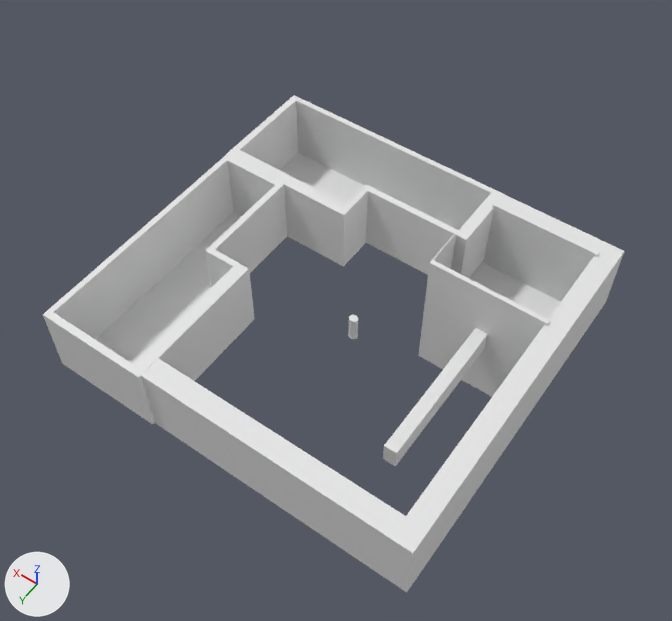
Before and after pictures for a commit that changed the Blender file HouseNew.blend.
Before and after are seen from a 50 mm camera at (-81.0, 186.0, 303.0) aimed at (49.0, 3.0, 16.0). Arrows for +X, +Y and +Z are at lower left; the lights stay in place. The older version comes first.
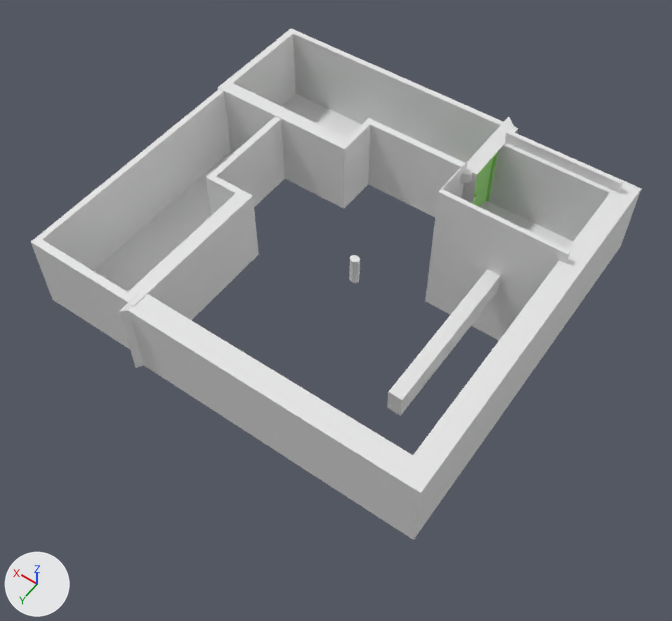
Pixel boxes (x1, y1, x2, y2) of what changed, in the pictures (672 x 621 px):
'Cube.003', reshaped, moved (8% wider): before (141, 195, 624, 592); after (119, 143, 641, 540)
'Cube', moved: before (43, 155, 287, 424); after (31, 89, 285, 349)
'Cube.001', reshaped, moved (7% wider): before (226, 95, 505, 278); after (218, 29, 518, 217)
'Cube.002', moved: before (418, 202, 599, 397); after (425, 130, 623, 340)
'Cube.004', moved: before (383, 328, 488, 466); after (387, 269, 500, 416)
'Cube.005', added: after (460, 117, 514, 183)
'Cylinder.002', added (green): after (472, 152, 498, 207)
    faces in mat_material_001 (its picture is missing): (472, 152, 498, 207)
'Cylinder', moved: before (348, 315, 358, 339); after (349, 255, 360, 283)
part 1 of me_cube_001, deleted: before (461, 197, 503, 278)

The change, as a list of edits to the scene's bpy script:
```text
Add mat_material_003:
    mat_material_003 = principled_material('Material.003')
    mat_material_003.base_color = (0.557, 0.8, 0.287)  # green #c5e792
Add mat_material_001:
    mat_material_001 = principled_material('Material.001')
    mat_material_001.base_color = (0.334, 0.8, 0.191)  # green #9ce779
Change me_cube_001:
    used by ob_cube_001; location = (74.6, -53.7, 21.5); rotation_euler = (0.0, 0.0, 4.712), in degrees (0, 0, 270); scale = (24.1, 55.7, 15.9)
    verts and faces of me_cube_001; kept vertices keep their numbers, new ones are numbered from 36
    before: 1 (-0.17, -0.86, -1.46), 2 (-0.17, -0.86, -0.95), 6 (-0.17, -0.86, 0.05), 8 (0.9, -0.86, -1.46), 9 (0.9, -0.86, -0.8)
    before: 12 (-0.29, -0.96, -1.49), 13 (-0.29, -0.96, -0.9), 18 (-0.29, -0.96, 0.15) at pixel (464, 249), 19 (-0.29, -0.96, 0.51) at pixel (466, 239), 24 (1.0, -0.96, -1.49)
    before: 25 (1.0, -0.96, -0.94), 26 (1.0, -0.96, 0.51) at pixel (505, 194), 30 (0.9, -0.86, 0.51) at pixel (491, 192), 31 (-0.17, -0.86, 0.51) at pixel (458, 230)
    remove me_cube_001.from_pydata(...)  # 36 vertices, 22 faces; spans x -1.0..1.0, y -0.96..1.0, z -1.49..0.51
    add me_cube_001.from_pydata(...)  # 36 vertices, 18 faces; spans x -1.0..1.0, y -0.96..1.0, z -1.49..0.51
    me_cube_001 part 1
    add delete_faces([(1, 2, 6, 9, 8), (18, 25, 26, 19), (12, 24, 25, 18, 13), (6, 31, 30, 9)])
Change me_cube_003:
    used by ob_cube_003; location = (37.0, -1.1, 13.4); scale = (68.9, 76.6, 16.1)
    remove me_cube_003.from_pydata(...)  # 20 vertices, 12 faces; spans x -1.0..0.68, y -1.0..1.0, z -1.0..1.0
    add me_cube_003.from_pydata(...)  # 32 vertices, 24 faces; spans x -0.98..0.68, y -1.0..1.0, z -1.0..1.0
    me_cube_003 part 2
    8 vertices are removed from x -1.0..-0.88, y -1.0..1.0, z -1.0..1.0
    8 faces are deleted
    20 vertices are added at x -0.98..0.65, y -0.97..0.97, z -0.97..0.97
    20 new faces join them
Add me_cube_006:
    me_cube_006.from_pydata([(-0.6, -16.1, -7.8), (-0.6, -16.1, -3.7), (-0.6, 16.5, -7.8), (-0.6, 16.5, -3.7), (3.5, -19.4, -8.2), (3.5, -19.4, -3.2), (3.5, 19.8, -8.2), (3.5, 19.8, -3.2)], [], [(0, 1, 3, 2), (2, 3, 7, 6), (6, 7, 5, 4), (4, 5, 1, 0), (2, 6, 4, 0), (7, 3, 1, 5)])
Add me_cylinder_002:
    me_cylinder_002.from_pydata(...)  # 1540 vertices, 1354 faces; spans x -12.8..2.9, y -12.5..12.0, z -1.2..4.0
    # faces by material slot: [1288, 66]
    me_cylinder_002.materials.append(mat_material_003)  # its picture is missing
    me_cylinder_002.materials.append(mat_material_001)  # its picture is missing
Change ob_cube:
    ob_cube.location: (105.9, 21.0, 21.5) -> (105.4, 15.3, 56.6)
Change ob_cube_001:
    ob_cube_001.location: (74.6, -53.7, 21.5) -> (74.6, -53.7, 56.9)
Change ob_cube_003:
    ob_cube_003.location: (37.0, -1.1, 13.4) -> (37.0, -1.1, 48.9)
Change ob_cube_002:
    ob_cube_002.location: (0.0, -48.7, 0.0) -> (0.0, -49.0, 37.9)
Change ob_cube_004:
    ob_cube_004.location: (0.0, 5.0, 2.6) -> (0.0, 5.0, 38.0)
Change ob_cylinder:
    ob_cylinder.location: (42.9, 0.0, 6.2) -> (42.9, 0.0, 41.7)
Add ob_cube_005:
    ob_cube_005 = bpy.data.objects.new('Cube.005', me_cube_006)
    ob_cube_005.location = (23.9, -61.7, 68.8)
Add ob_cylinder_002:
    ob_cylinder_002 = bpy.data.objects.new('Cylinder.002', me_cylinder_002)
    ob_cylinder_002.location = (24.0, -53.0, 47.7)
    ob_cylinder_002.rotation_euler = (1.619, 0.0, 1.571)  # degrees (93, 0, 90)
    ob_cylinder_002.scale = (1.08, 1.08, 1.08)
```
